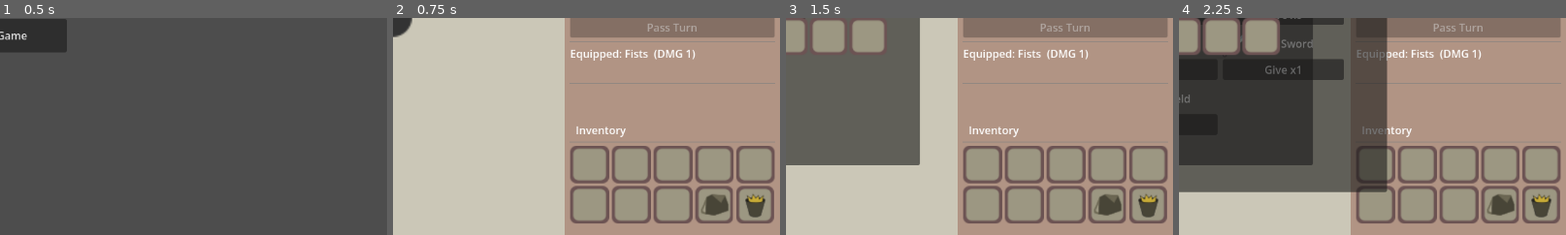
Above: before the commit, frames 1-4 (left to right).
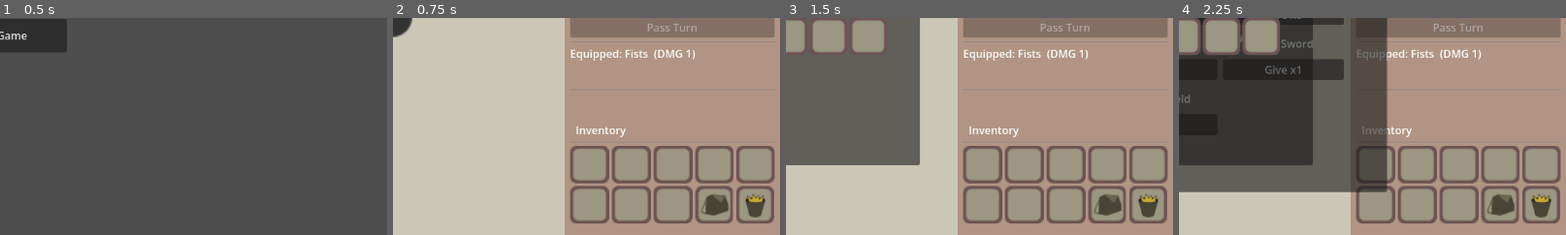
Above: after the commit, the same moments.

Repository: jiexdrop/run-reset
Game: Godot game, scene res://scenes/init.tscn
Two runs of this game, one before a commit and one after it. Both use one fixed random seed, a clock stepped at 60 frames per second and the inputs below.
Inputs (mouse positions are % of the whole screen's width and height, from its top left):
- Up to frame 1 (0.5 s): no input
- Up to frame 2 (0.75 s): click "New Game" at 0.5 s
- Up to frame 3 (1.5 s): click (92, 93) at 1.25 s
- Up to frame 4 (2.25 s): click "Items" at 2 s
The pictures show only the part of the screen within x 50-100%, y 50-100%; the shares and areas given below are measured in that part.

Frame 1 is identical in both runs. In frame 2, 0.2% of the frame differs, in the area x 45-99%, y 29-31%; in frame 3, 0.2%; in frame 4, 0.2%.

Commit message:
tooltip cistronia

Diff:
--- a/scenes/combat_ui.gd
+++ b/scenes/combat_ui.gd
@@ -56,6 +56,9 @@
 var _scroll_index: int = 0
 const CARD_WIDTH = 130
 
+const LOG_PREVIEW_CHARS = 110
+const LOG_TOOLTIP_LINE_WIDTH = 45
+
 var _bag_ui: Control = null
 const ICONS_PER_ROW = 12
 
@@ -72,6 +75,7 @@
 
 func _ready() -> void:
 	add_to_group("combat_ui")
+	_setup_log_label()
 	refresh_stats()
 	pass_turn_button.disabled = true
 	turn_label.text = "Your Turn"
@@ -818,9 +822,55 @@
 	return null
 
 
-func _log(msg: String) -> void:
-	if log_label:
-		log_label.text = msg
+func _log(msg: String, tooltip_msg: String = "") -> void:
+	if log_label == null:
+		return
+	# Compact display + full text on hover so long messages can't push the
+	# layout into the inventory area.
+	var full := tooltip_msg if tooltip_msg != "" else msg
+	var preview := msg
+	if preview.length() > LOG_PREVIEW_CHARS:
+		preview = preview.substr(0, LOG_PREVIEW_CHARS).strip_edges(false, true) + "…"
+	log_label.text = preview
+	# Only keep a tooltip when there's more to show; empty tooltip disables hover popup.
+	# Default tooltips never wrap, so pre-break lines to avoid a huge horizontal popup.
+	if full.length() > preview.length():
+		log_label.tooltip_text = _wrap_tooltip(full)
+	else:
+		log_label.tooltip_text = ""
+
+
+## Default engine tooltips don't autowrap — a long single line runs
+## off-screen horizontally. Pre-insert newlines at word boundaries.
+func _wrap_tooltip(text: String, line_width: int = LOG_TOOLTIP_LINE_WIDTH) -> String:
+	var words := text.split(" ", false)
+	var lines: Array[String] = []
+	var current := ""
+	for w in words:
+		var candidate := w if current == "" else current + " " + w
+		if candidate.length() > line_width and current != "":
+			lines.append(current)
+			current = w
+		else:
+			current = candidate
+	if current != "":
+		lines.append(current)
+	return "\n".join(lines)
+
+
+## Locks the combat log to a fixed 2-line height: wraps short messages,
+## ellipsizes anything longer, and reserves space so growing text never
+## overlaps the inventory below. Full text stays available via tooltip.
+func _setup_log_label() -> void:
+	if log_label == null:
+		return
+	log_label.autowrap_mode = TextServer.AUTOWRAP_WORD_SMART
+	log_label.max_lines_visible = 2
+	log_label.clip_text = true
+	log_label.text_overrun_behavior = TextServer.OVERRUN_TRIM_WORD_ELLIPSIS
+	log_label.mouse_filter = Control.MOUSE_FILTER_STOP
+	# Reserve ~2 lines so the VBox doesn't resize/reflow when messages change.
+	log_label.custom_minimum_size = Vector2(0, 32)
 
 
 func _clear_children(node: Node) -> void:
@@ -901,7 +951,12 @@
 		GameState.mark_dirty()
 		SaveManager.save()
 		refresh_stats()
-		_log("You bite a lemon — sour current courses through you! Restored %d energy, Electrified for %d turns. You can now finish foes in Cistronia." % [ItemRegistry.get_energy_amount(item_key), ItemRegistry.get_electrified_turns(item_key)])
+		var energy_gain := ItemRegistry.get_energy_amount(item_key)
+		var zap_turns := ItemRegistry.get_electrified_turns(item_key)
+		_log(
+			"Lemon bite! Electrified %d turns (+%d energy)." % [zap_turns, energy_gain],
+			"You bite a lemon — sour current courses through you! Restored %d energy, Electrified for %d turns. You can now finish foes in Cistronia." % [energy_gain, zap_turns]
+		)
 		return
 
 func _on_bag_opened() -> void:
